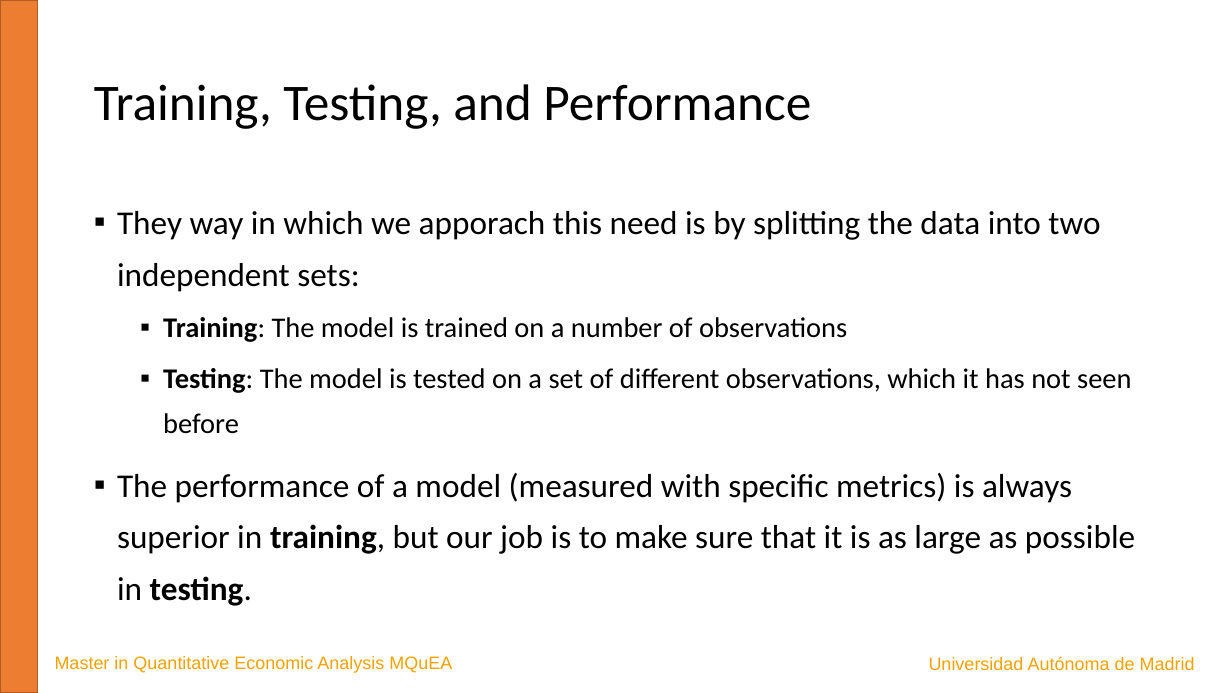
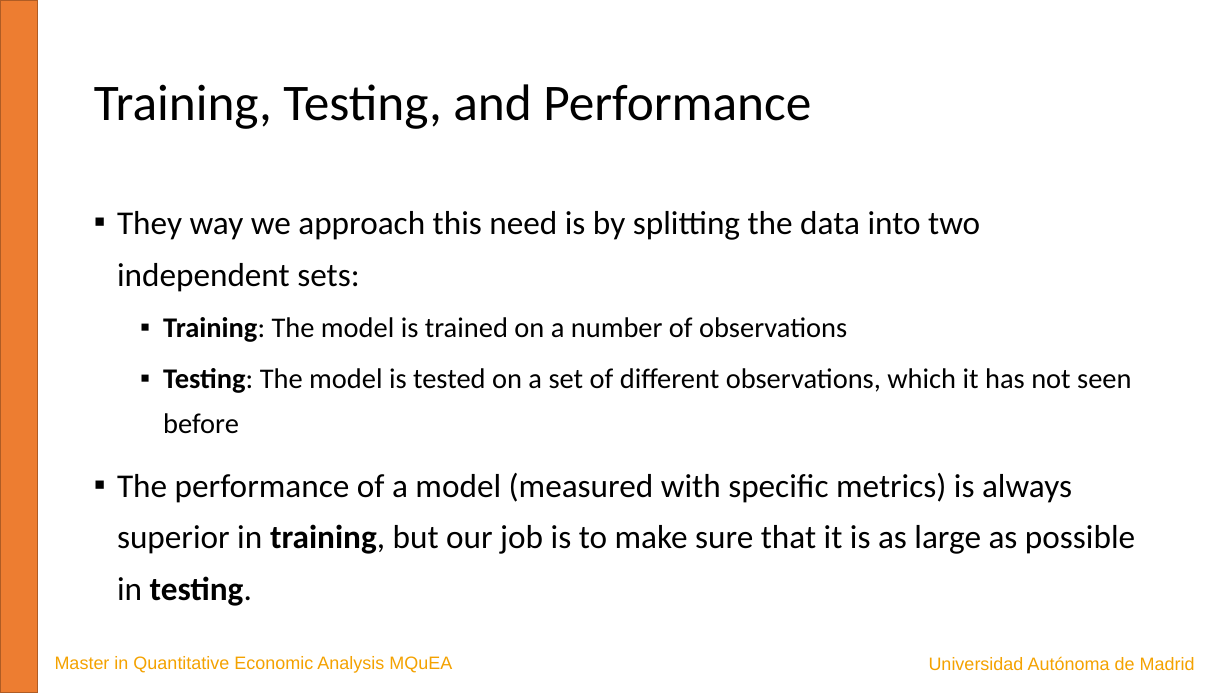
Before and after one commit to JavierBas/IMLEF-MQuEA, a slide deck: slide 10 of Slides/Topic 1 What is ML.pptx. Drawn at 1232x693 pixels with LibreOffice and Linux fonts; fonts in the diff are those of the drawing. Boxes give left, top, right and bottom in pixels: in the first picture for what was removed or moved away, otherwise in the second. Text is boxed around its words. In the diff, an @@ line names an element or a change of style, - is before the commit and + after.

```diff
--- a/Slides/Topic 1 What is ML.pptx
+++ b/Slides/Topic 1 What is ML.pptx
@@ text at bbox=[117, 211, 980, 292]: text changed @@
-▪ They way in which we apporach this need is by splitting the data into two independent sets:
+▪ They way we approach this need is by splitting the data into two independent sets:
```
Also in this commit, not shown: 7 other slides changed, 1 slide added.
